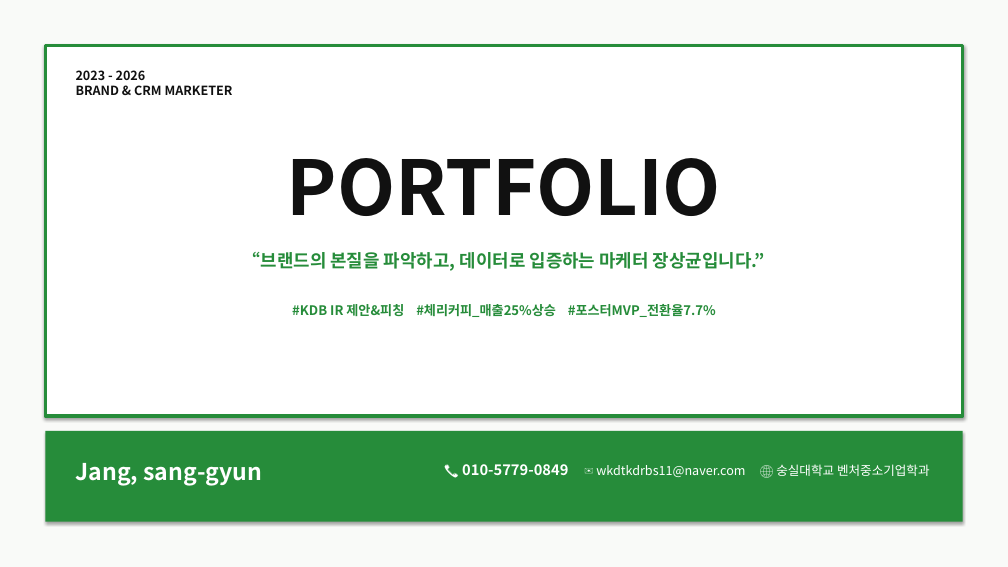
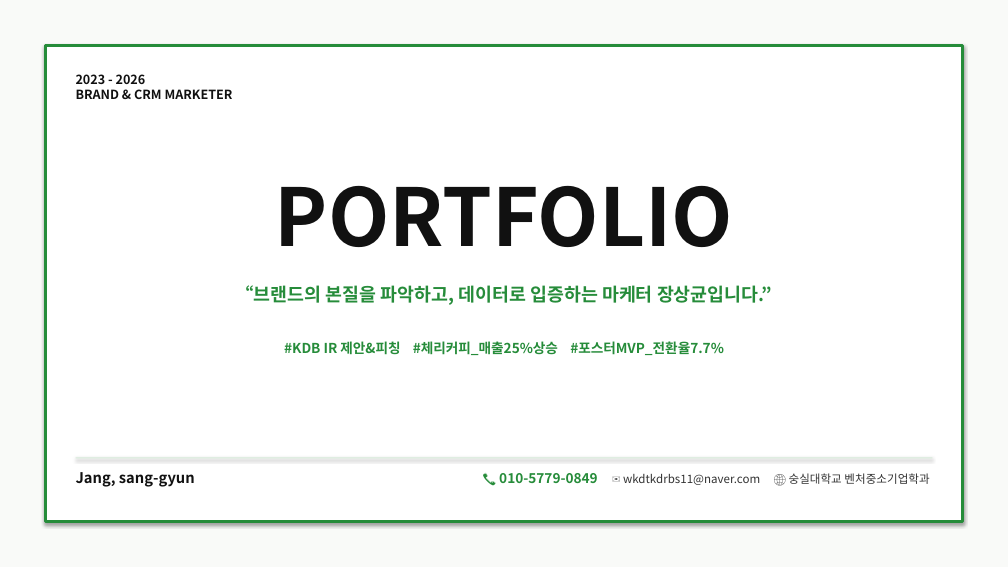
Before and after one commit to wkdtkdrbs11/test1-2026.11.10-, a slide deck: slide 1 of 마케터_장상균_포트폴리오.pptx. Drawn at 1008x567 pixels with LibreOffice and Linux fonts; fonts in the diff are those of the drawing. Boxes give left, top, right and bottom in pixels: in the first picture for what was removed or moved away, otherwise in the second. Text is boxed around its words. In the diff, an @@ line names an element or a change of style, - is before the commit and + after.

Commit message:
Remove bottom green bar from cover slide and expand frame elegantly

```diff
--- a/마케터_장상균_포트폴리오.pptx
+++ b/마케터_장상균_포트폴리오.pptx
@@ rectangle: place and size @@
-rectangle at bbox=[45, 45, 963, 416]
+rectangle at bbox=[45, 45, 963, 522]
@@ text "2023 - 2026 BRAND & ...": place and size @@
-text "2023 - 2026 BRAND & ..." at bbox=[76, 70, 233, 95]
+text "2023 - 2026 BRAND & ..." at bbox=[76, 74, 233, 99]
@@ text "PORTFOLIO": place and size @@
-text "PORTFOLIO" at bbox=[287, 158, 721, 216]
+text "PORTFOLIO" at bbox=[275, 186, 733, 247]
@@ text "PORTFOLIO" at bbox=[275, 186, 733, 247]: size 72 to 76 pt @@
@@ text "“브랜드의 본질을 파악하고, 데이터로 입증하는 ...": place and size @@
-text "“브랜드의 본질을 파악하고, 데이터로 입증하는 ..." at bbox=[243, 252, 765, 271]
+text "“브랜드의 본질을 파악하고, 데이터로 입증하는 ..." at bbox=[235, 285, 772, 305]
@@ text "“브랜드의 본질을 파악하고, 데이터로 입증하는 ..." at bbox=[235, 285, 772, 305]: size 17 to 17.5 pt @@
@@ text "#KDB IR 제안&피칭 #체리커피_매출25%상승 #포스터MVP_전환율7.7%": place and size @@
-text "#KDB IR 제안&피칭 #체리커피_매출25%상승 #포스터MVP_전환율7.7%" at bbox=[292, 304, 716, 317]
+text "#KDB IR 제안&피칭 #체리커피_매출25%상승 #포스터MVP_전환율7.7%" at bbox=[284, 341, 724, 355]
@@ text "#KDB IR 제안&피칭 #체리커피_매출25%상승 #포스터MVP_전환율7.7%" at bbox=[284, 341, 724, 355]: size 12.5 to 13 pt @@
@@ text "Jang, sang-gyun": place and size @@
-text "Jang, sang-gyun" at bbox=[76, 463, 263, 486]
+text "Jang, sang-gyun" at bbox=[76, 472, 195, 487]
@@ text "Jang, sang-gyun" at bbox=[76, 472, 195, 487]: size 22 to 14 pt, text colour #FFFFFF to #111111 @@
@@ rectangle: place and size @@
-rectangle at bbox=[45, 431, 963, 522]
+rectangle at bbox=[76, 457, 932, 458]
@@ rectangle at bbox=[76, 457, 932, 458]: fill #268C3A to #D5EBD8 @@
@@ text "📞 010-5779-0849 ✉️ wkdtkdrbs11@naver.com 🌐 ...": place and size @@
-text "📞 010-5779-0849 ✉️ wkdtkdrbs11@naver.com 🌐 ..." at bbox=[462, 464, 930, 477]
+text "📞 010-5779-0849 ✉️ wkdtkdrbs11@naver.com 🌐 ..." at bbox=[499, 473, 929, 485]
@@ text "📞 010-5779-0849 ✉️ wkdtkdrbs11@naver.com 🌐 ..." at bbox=[499, 473, 929, 485]: size 14 to 13 pt, text colour #FFFFFF to #268C3A in "📞 010-5779-0849"; size 12 to 11 pt, text colour #FFFFFF to #333333 in "✉️ wkdtkdrbs11@naver.com 🌐 숭실대학교 벤처중소기업학과" @@
```
Also in this commit, not shown: 2 other files.
